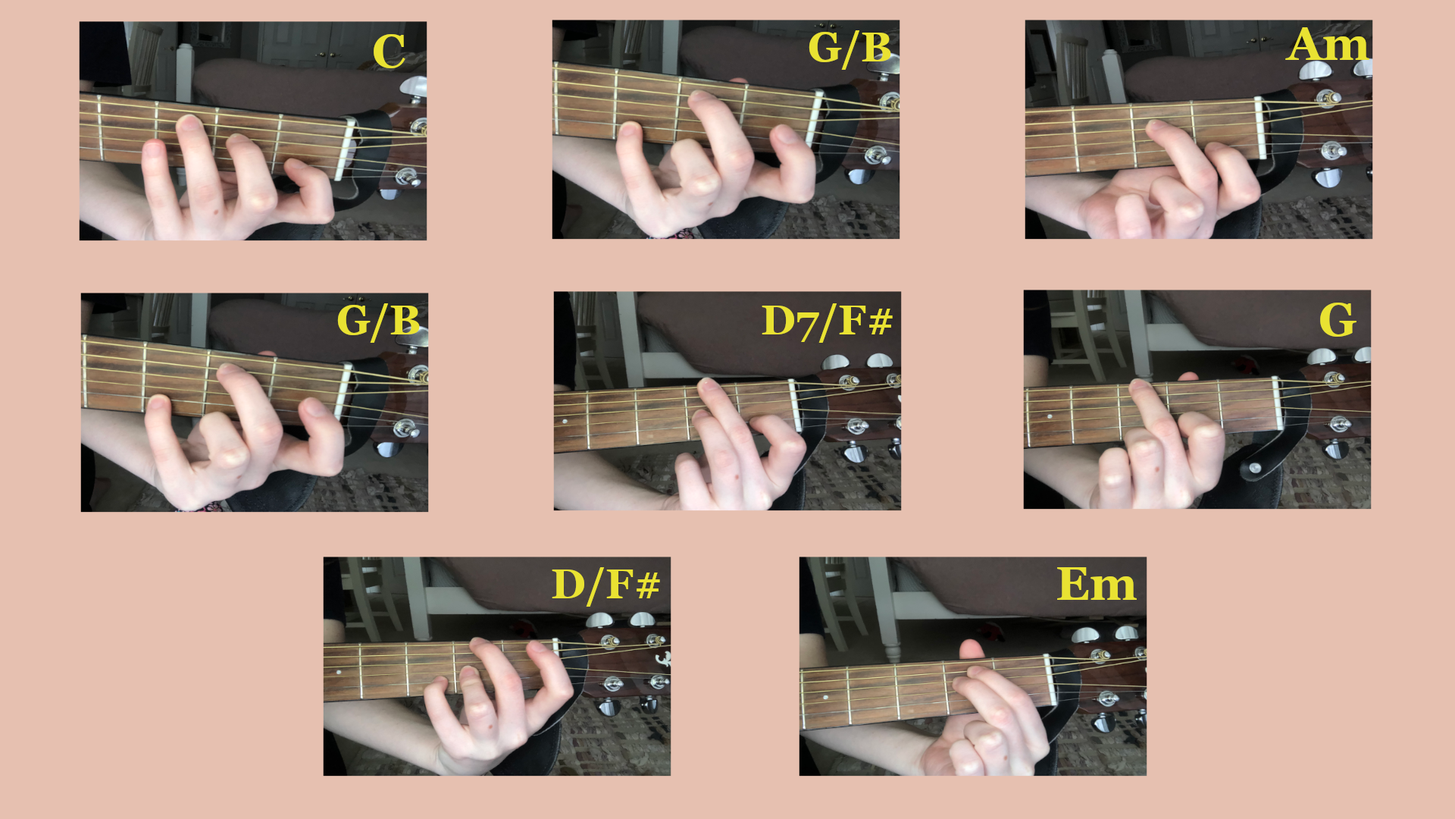
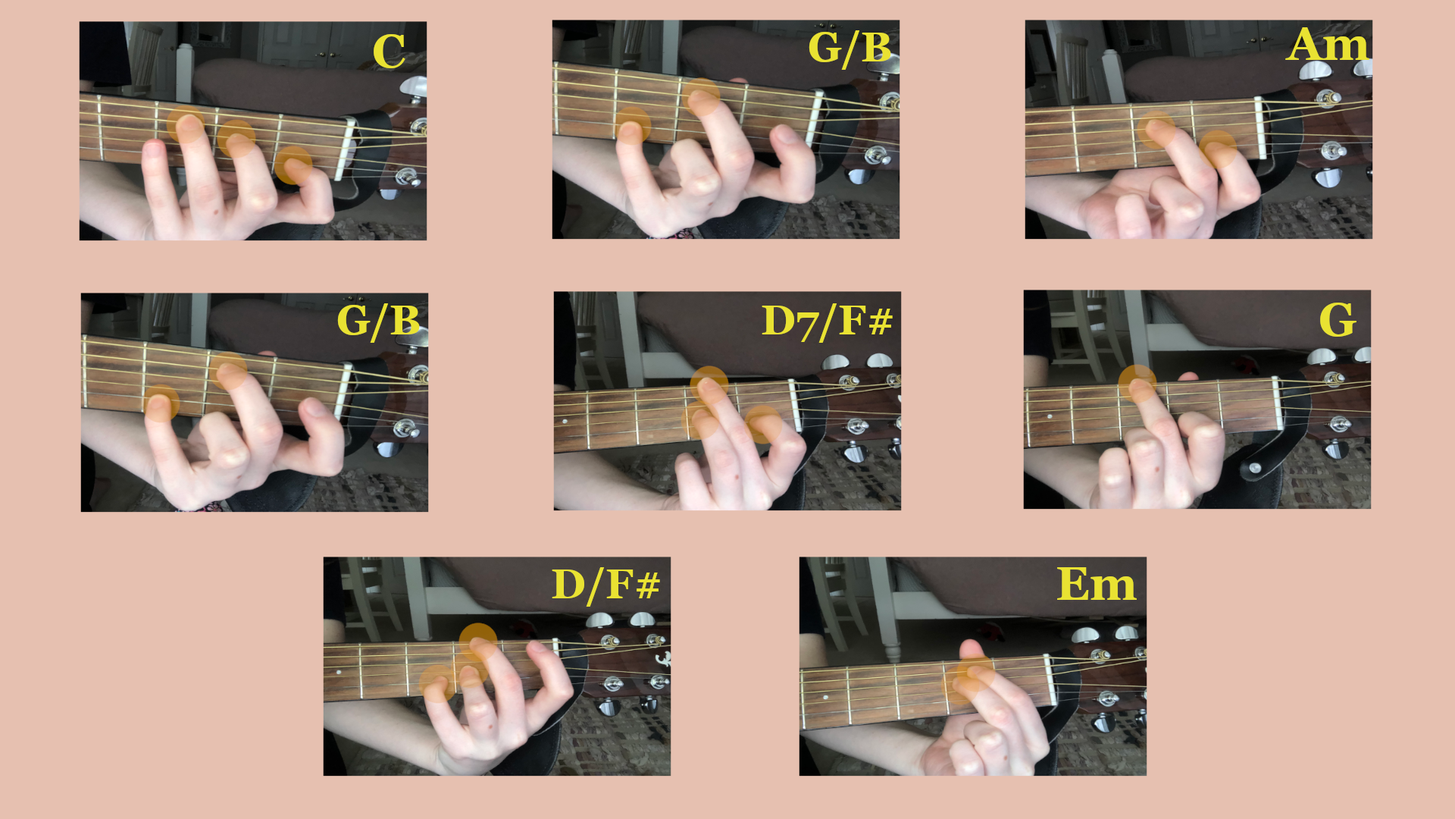
Revision of a layered 1455 x 819 image; what changed, layer by layer:
painted on "em chord.jpg" over [940, 652, 996, 705]
painted on "d/f# chord.jpg" over [418, 622, 498, 704]
painted on "g chord.jpg" over [1118, 363, 1158, 404]
painted on "d7 chord.jpg" over [680, 365, 783, 445]
painted on "am chord.jpg" over [1136, 109, 1238, 170]
painted on "g:b chord.jpg copy" over [140, 350, 248, 423]
painted on "g:b chord.jpg" over [612, 77, 721, 146]
painted on "c chord.jpg" over [165, 104, 314, 185]
